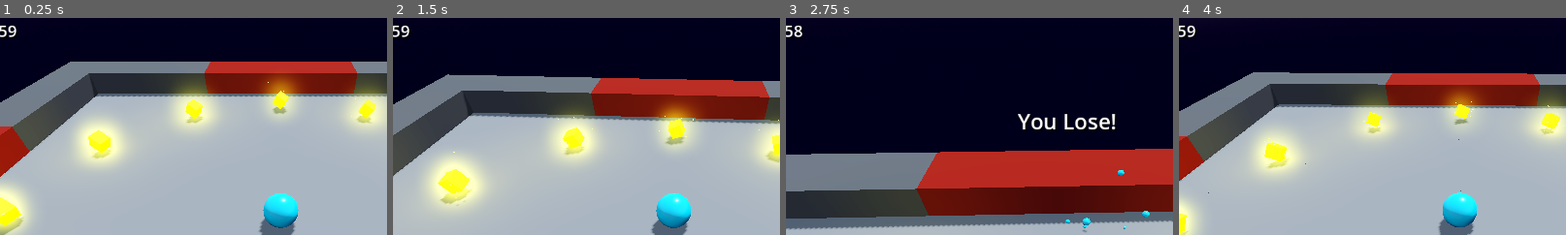
Above: before the commit, frames 1-4 (left to right).
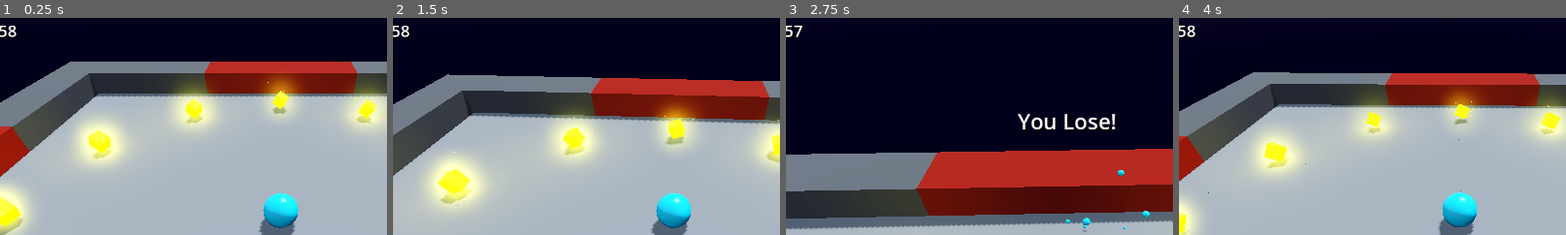
Above: after the commit, the same moments.

Repository: jrenato/godot-roll-a-ball
Game: Godot game, scene res://levels/level.tscn
Two runs of this game, one before a commit and one after it. Both use one fixed random seed, a clock stepped at 60 frames per second and the inputs below.
Inputs (mouse positions are % of the whole screen's width and height, from its top left):
- Up to frame 1 (0.25 s): no input
- Up to frame 2 (1.5 s): move the mouse to (55, 50) at 0.52 s; hold W (move_forward) from 0.53 s (still down); move the mouse to (45, 50) at 1.27 s
- Up to frame 3 (2.75 s): keep holding W (move_forward); move the mouse to (52, 48) at 2.02 s
- Up to frame 4 (4 s): release W (move_forward) at 2.75 s; click "Restart" at 2.75 s; move the mouse to (49, 52) at 3.52 s; hold W (move_forward) from 3.53 s (still down)
The pictures show only the part of the screen within x 14-64%, y 3-53%; the shares and areas given below are measured in that part.

The runs differ from the first frame. In frame 1, less than 0.1% of the frame differs, in the area x 2-5%, y 3-9%; in frame 2, less than 0.1%; in frame 3, less than 0.1%, in the area x 2-5%, y 3-10%; in frame 4, less than 0.1%.

Commit message:
Added life pickup

Diff:
--- a/levels/level.tscn
+++ b/levels/level.tscn
@@ -11,6 +11,7 @@
 [ext_resource type="PackedScene" uid="uid://b6wcr4ea5u3l3" path="res://levels/damage_floor.tscn" id="9_c83a1"]
 [ext_resource type="PackedScene" uid="uid://buhf0vw8rv2ag" path="res://levels/damage_wall.tscn" id="10_cir0u"]
 [ext_resource type="PackedScene" uid="uid://busw8a0jiungq" path="res://levels/moving_platform.tscn" id="11_wgoih"]
+[ext_resource type="PackedScene" uid="uid://b55i8aqt1iaul" path="res://levels/life.tscn" id="12_2d278"]
 
 [sub_resource type="ProceduralSkyMaterial" id="ProceduralSkyMaterial_8oxga"]
 sky_horizon_color = Color(0.64625, 0.65575, 0.67075, 1)
@@ -143,9 +144,6 @@
 
 [node name="Pickup37" parent="Pickups" instance=ExtResource("5_fhwg8")]
 transform = Transform3D(1, 0, 0, 0, 1, 0, 0, 0, 1, 39, 2.5, -42)
-
-[node name="Pickup49" parent="Pickups" instance=ExtResource("5_fhwg8")]
-transform = Transform3D(1, 0, 0, 0, 1, 0, 0, 0, 1, 39, 10.5, -59)
 
 [node name="Pickup38" parent="Pickups" instance=ExtResource("5_fhwg8")]
 transform = Transform3D(1, 0, 0, 0, 1, 0, 0, 0, 1, 43, 2.5, -42)
@@ -354,3 +352,6 @@
 transform = Transform3D(1, 0, 0, 0, 1, 0, 0, 0, 1, 57, 0, 1)
 curve = SubResource("Curve3D_m3p5f")
 speed = 3
+
+[node name="Life" parent="." instance=ExtResource("12_2d278")]
+transform = Transform3D(1, 0, 0, 0, 1, 0, 0, 0, 1, 39.263, 10.5, -58.765)
--- /dev/null
+++ b/levels/life.gd
@@ -0,0 +1,14 @@
+extends Area3D
+
+@onready var animation_player = %AnimationPlayer
+
+
+func _ready():
+	Signals.game_paused.connect(_on_game_paused)
+
+
+func _on_game_paused(paused : bool) -> void:
+	if paused:
+		animation_player.pause()
+	else:
+		animation_player.play()
--- /dev/null
+++ b/levels/life.tscn
@@ -0,0 +1,135 @@
+[gd_scene load_steps=14 format=3 uid="uid://b55i8aqt1iaul"]
+
+[ext_resource type="Script" path="res://levels/life.gd" id="1_4fe8r"]
+[ext_resource type="Material" uid="uid://cxt5dg2s6g3cd" path="res://materials/life.tres" id="2_sdmcw"]
+
+[sub_resource type="SphereMesh" id="SphereMesh_yxb3t"]
+radius = 0.2
+height = 0.4
+
+[sub_resource type="Curve" id="Curve_75vu2"]
+_data = [Vector2(0, 1), 0.0, 0.0, 0, 0, Vector2(1, 0.472727), 0.0, 0.0, 0, 0]
+point_count = 2
+
+[sub_resource type="CurveTexture" id="CurveTexture_xa5ks"]
+curve = SubResource("Curve_75vu2")
+
+[sub_resource type="ParticleProcessMaterial" id="ParticleProcessMaterial_m5ni1"]
+emission_shape = 1
+emission_sphere_radius = 0.4
+gravity = Vector3(0, 1, 0)
+tangential_accel_min = 0.5
+tangential_accel_max = 0.5
+scale_min = 0.03
+scale_max = 0.07
+scale_curve = SubResource("CurveTexture_xa5ks")
+color = Color(0.462745, 1, 1, 1)
+
+[sub_resource type="StandardMaterial3D" id="StandardMaterial3D_1iw3g"]
+albedo_color = Color(0.360784, 1, 1, 1)
+emission_enabled = true
+emission = Color(0.576471, 1, 1, 1)
+
+[sub_resource type="SphereMesh" id="SphereMesh_ojwrg"]
+material = SubResource("StandardMaterial3D_1iw3g")
+
+[sub_resource type="TorusMesh" id="TorusMesh_aq6e6"]
+inner_radius = 0.3
+outer_radius = 0.33
+
+[sub_resource type="BoxShape3D" id="BoxShape3D_sp0ib"]
+size = Vector3(0.5, 0.5, 0.5)
+
+[sub_resource type="Animation" id="Animation_ysu8e"]
+length = 0.001
+tracks/0/type = "value"
+tracks/0/imported = false
+tracks/0/enabled = true
+tracks/0/path = NodePath("MeshInstance3D:position")
+tracks/0/interp = 1
+tracks/0/loop_wrap = true
+tracks/0/keys = {
+"times": PackedFloat32Array(0),
+"transitions": PackedFloat32Array(1),
+"update": 0,
+"values": [Vector3(0, 0, 0)]
+}
+tracks/1/type = "value"
+tracks/1/imported = false
+tracks/1/enabled = true
+tracks/1/path = NodePath("MeshInstance3D/RingMeshInstance:rotation")
+tracks/1/interp = 1
+tracks/1/loop_wrap = true
+tracks/1/keys = {
+"times": PackedFloat32Array(0),
+"transitions": PackedFloat32Array(1),
+"update": 0,
+"values": [Vector3(0, 0, 1.5708)]
+}
+
+[sub_resource type="Animation" id="Animation_n4nmj"]
+resource_name = "idle"
+length = 4.0
+loop_mode = 1
+tracks/0/type = "value"
+tracks/0/imported = false
+tracks/0/enabled = true
+tracks/0/path = NodePath("MeshInstance3D:position")
+tracks/0/interp = 1
+tracks/0/loop_wrap = true
+tracks/0/keys = {
+"times": PackedFloat32Array(0, 1, 3),
+"transitions": PackedFloat32Array(1, 1, 1),
+"update": 0,
+"values": [Vector3(0, 0, 0), Vector3(0, 0.1, 0), Vector3(0, -0.1, 0)]
+}
+tracks/1/type = "value"
+tracks/1/imported = false
+tracks/1/enabled = true
+tracks/1/path = NodePath("MeshInstance3D/RingMeshInstance:rotation")
+tracks/1/interp = 1
+tracks/1/loop_wrap = true
+tracks/1/keys = {
+"times": PackedFloat32Array(0, 4),
+"transitions": PackedFloat32Array(1, 1),
+"update": 0,
+"values": [Vector3(0, 0, 1.5708), Vector3(0, 6.28319, 1.5708)]
+}
+
+[sub_resource type="AnimationLibrary" id="AnimationLibrary_bdksj"]
+_data = {
+"RESET": SubResource("Animation_ysu8e"),
+"idle": SubResource("Animation_n4nmj")
+}
+
+[node name="Life" type="Area3D" groups=["lives"]]
+script = ExtResource("1_4fe8r")
+
+[node name="MeshInstance3D" type="MeshInstance3D" parent="."]
+mesh = SubResource("SphereMesh_yxb3t")
+surface_material_override/0 = ExtResource("2_sdmcw")
+
+[node name="GPUParticles3D" type="GPUParticles3D" parent="MeshInstance3D"]
+visibility_aabb = AABB(-1, -1, -1, 2, 2, 2)
+trail_lifetime = 0.5
+process_material = SubResource("ParticleProcessMaterial_m5ni1")
+draw_pass_1 = SubResource("SphereMesh_ojwrg")
+
+[node name="RingMeshInstance" type="MeshInstance3D" parent="MeshInstance3D"]
+transform = Transform3D(-4.37114e-08, -1, 0, 1, -4.37114e-08, 0, 0, 0, 1, 0, 0, 0)
+mesh = SubResource("TorusMesh_aq6e6")
+surface_material_override/0 = ExtResource("2_sdmcw")
+
+[node name="CollisionShape3D" type="CollisionShape3D" parent="."]
+shape = SubResource("BoxShape3D_sp0ib")
+
+[node name="OmniLight3D" type="OmniLight3D" parent="."]
+light_color = Color(0, 0.847059, 0.847059, 1)
+light_energy = 0.5
+
+[node name="AnimationPlayer" type="AnimationPlayer" parent="."]
+unique_name_in_owner = true
+autoplay = "idle"
+libraries = {
+"": SubResource("AnimationLibrary_bdksj")
+}
--- /dev/null
+++ b/materials/life.tres
@@ -0,0 +1,7 @@
+[gd_resource type="StandardMaterial3D" format=3 uid="uid://cxt5dg2s6g3cd"]
+
+[resource]
+albedo_color = Color(0.698039, 0.988235, 0.984314, 1)
+roughness = 0.75
+emission_enabled = true
+emission = Color(0.521569, 1, 1, 1)
--- a/player/player.gd
+++ b/player/player.gd
@@ -160,6 +160,11 @@
 		set_count_text()
 		tween_capture(body)
 
+	if body.is_in_group("lives"):
+		lives += 1
+		set_lives_text()
+		tween_capture(body)
+
 	if body.is_in_group("death_areas"):
 		player_dead = true
 		set_defeat_screen()
Not shown: 1 places in levels/level.tscn that only renumber resources
Not shown: 8 places in levels/prototype_tiles.tres that only renumber resources
Not shown, changed: README.md
Not shown, changed: docs/medium-priorities.md
Not shown, changed: suggestions.md
